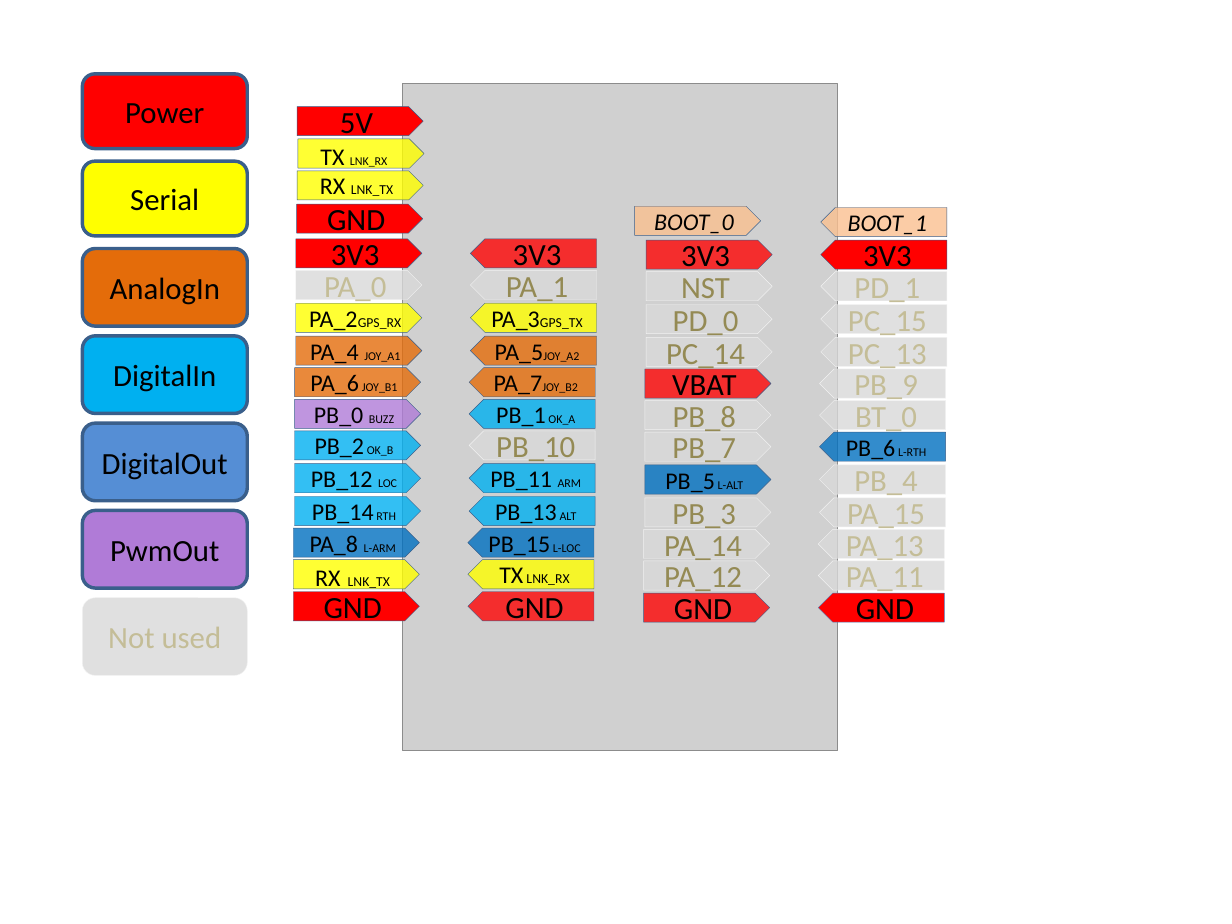
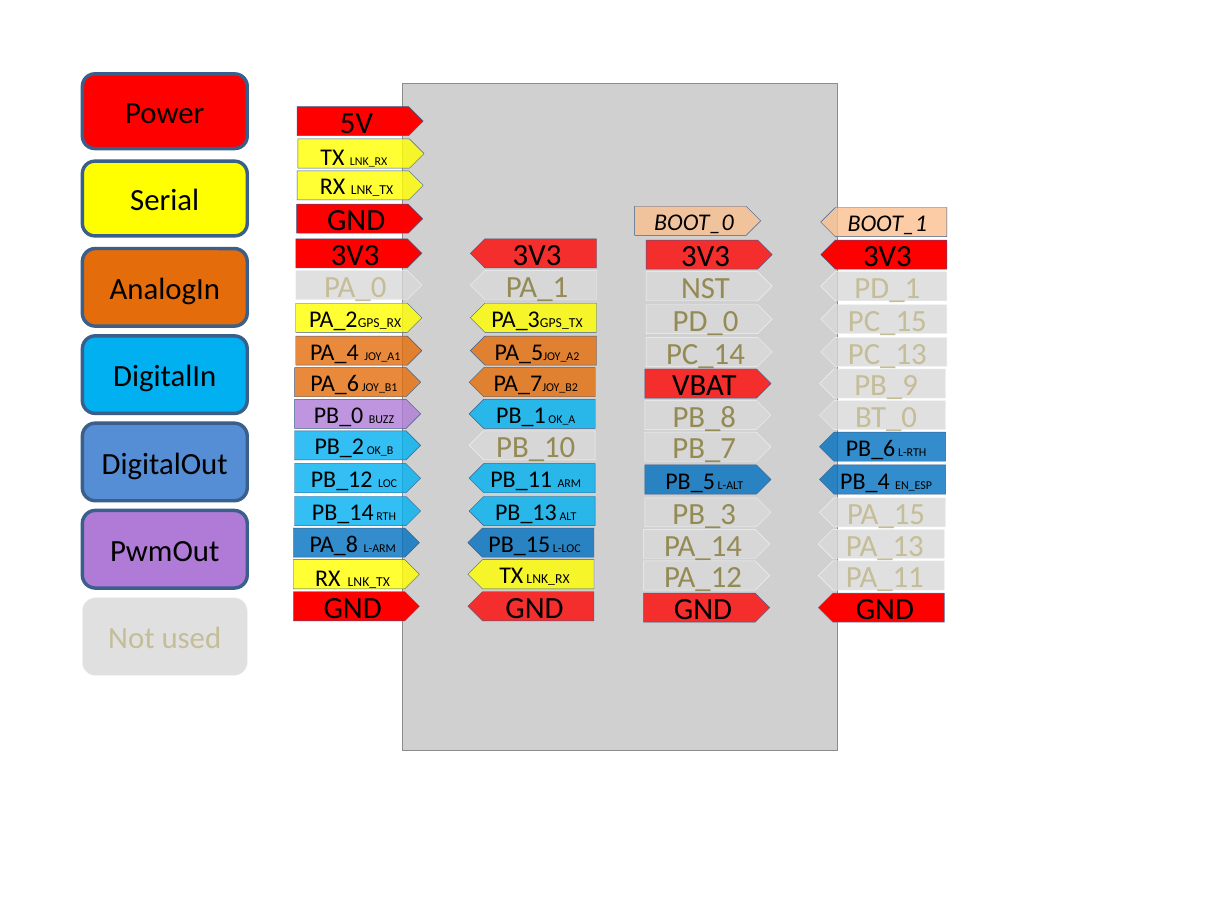
Before and after one commit to raulMrello/UAVRemoteController, a slide deck: slide 1 of docs/Cubemx/STM32F103C8T6 Mbed.pptx. Drawn at 1232x924 pixels with LibreOffice and Linux fonts; fonts in the diff are those of the drawing; grey boxes stand for pictures. Boxes give left, top, right and bottom in pixels: in the first picture for what was removed or moved away, otherwise in the second. Text is boxed around its words. In the diff, an @@ line names an element or a change of style, - is before the commit and + after.

```diff
--- a/docs/Cubemx/STM32F103C8T6 Mbed.pptx
+++ b/docs/Cubemx/STM32F103C8T6 Mbed.pptx
@@ pentagon arrow "PB_4 EN_ESP" at [819,464,945,494]: fill #D9D9D9 at 80% opacity to #0070C0 at 80% opacity; outline #F2F2F2 0.25 pt to #3A5F8C 0.25 pt @@
@@ text in pentagon arrow at [840,473,932,495]: text changed; size 18 to 7 pt; text colour #C4BD97 to #000000 @@
-PB_4
+PB_4 EN_ESP
```
Also in this commit, not shown: 1 other slide changed, 3 slides added, 24 other files.
